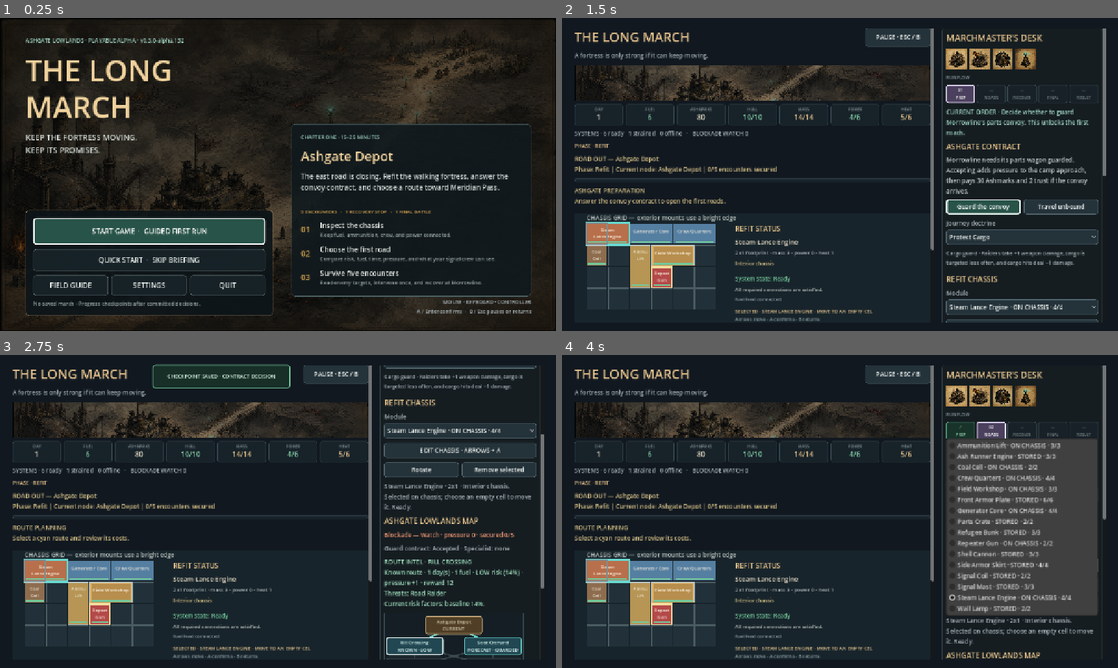
Above: before the commit, frames 1-4 (two rows, left to right).
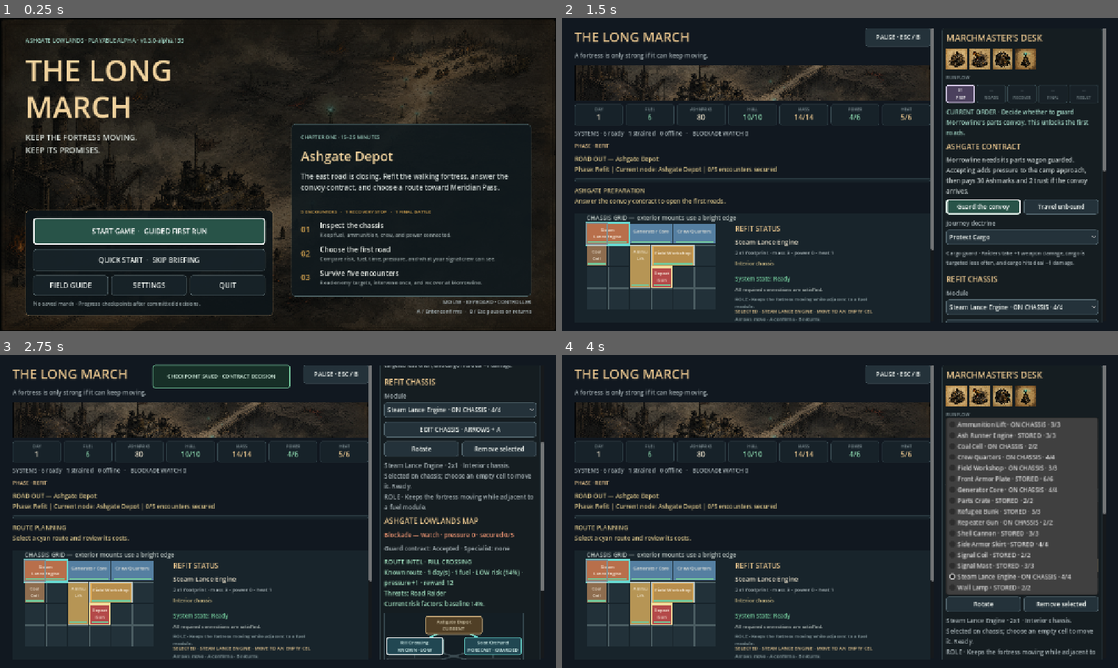
Above: after the commit, the same moments.

Repository: raphaelroshan/the-long-march
Game: Godot game, scene res://scenes/App.tscn
Two runs of this game, one before a commit and one after it. Both use one fixed random seed, a clock stepped at 60 frames per second and the inputs below.
Inputs (mouse positions are in pixels of both pictures, inside the frame that each line leads up to):
- Up to frame 1 (0.25 s): no input
- Up to frame 2 (1.5 s): click "START GAME · GUIDED FIRST RUN" at 0.5 s; click "SKIP BRIEFING" at 1.25 s
- Up to frame 3 (2.75 s): click "Guard the convoy" at 2 s
- Up to frame 4 (4 s): click (1023, 361) at 2.75 s, where only the run before the commit has a clickable "Protect Cargo"; click "Steam Lance Engine · ON CHASS…" at 3.5 s

The runs differ from the first frame. In frame 1, less than 0.1% of the frame differs, in the area x 32-33%, y 6-8%; in frame 2, 0.2%; in frame 3, 5.2%; in frame 4, 6.5%, in the area x 31-98%, y 20-97%.

Commit message:
Explain module roles during refit

Diff:
--- a/project.godot
+++ b/project.godot
@@ -4,7 +4,7 @@
 
 [application]
 config/name="The Long March"
-config/version="0.3.0-alpha.132"
+config/version="0.3.0-alpha.133"
 run/main_scene="res://scenes/App.tscn"
 config/features=PackedStringArray("4.4", "GL Compatibility")
 
--- a/src/core/fortress_state.gd
+++ b/src/core/fortress_state.gd
@@ -69,22 +69,22 @@
 	"signal_causeway": ["meridian_pass"]
 }
 const MODULE_DEFS := {
-	"steam_lance_engine": {"name": "Steam Lance Engine", "family": "engine", "shape": Vector2i(2, 1), "mass": 3, "power_draw": 0, "power_output": 0, "heat": 1, "durability": 4, "tags": ["engine", "fuel_sensitive"]},
-	"ash_runner_engine": {"name": "Ash Runner Engine", "family" …(105 unchanged characters)… y": 3, "tags": ["engine", "fast", "hot"]},
-	"coal_cell": {"name": "Coal Cell", "family": "cargo", "shape": Vector2i(1, 1), "mass": 1, "power_draw": 0, "power_output": 0, "heat": 0, "durability": 2, "tags": ["fuel", "cargo"]},
-	"generator_core": {"name": "Generator Core", "family": "crew_room", "shape": Vector2i(2, 1), "mass": 3, "power_draw": 0, "power_output": 4, "heat": 2, "durability": 4, "tags": ["generator", "critical"]},
-	"shell_cannon": {"name": "Shell Cannon", "family": "weapon" …(101 unchanged characters)…  "tags": ["weapon", "exterior", "burst"]},
-	"repeater_gun": {"name": "Repeater Gun", "family": "weapon" …(104 unchanged characters)… ags": ["weapon", "exterior", "suppress"]},
-	"ammunition_lift": {"name": "Ammunition Lift", "family": "w …(106 unchanged characters)…  3, "tags": ["ammunition", "dependency"]},
-	"field_workshop": {"name": "Field Workshop", "family": "wor …(106 unchanged characters)… , "tags": ["repair", "workshop", "crew"]},
-	"signal_coil": {"name": "Signal Coil", "family": "signal", "shape": Vector2i(1, 1), "mass": 1, "power_draw": 1, "power_output": 0, "heat": 0, "durability": 2, "tags": ["signal", "forecast"]},
-	"wall_lamp": {"name": "Wall Lamp", "family": "signal", "shape": Vector2i(1, 1), "mass": 1, "power_draw": 1, "power_output": 0, "heat": 1, "durability": 2, "tags": ["signal", "exterior", "climber_counter"]},
-	"front_armor_plate": {"name": "Front Armor Plate", "family": "armor", "shape": Vector2i(2, 1), "mass": 3, "power_draw": 0, "power_output": 0, "heat": 0, "durability": 6, "tags": ["armor", "front"]},
-	"side_armor_skirt": {"name": "Side Armor Skirt", "family": "armor", "shape": Vector2i(1, 2), "mass": 2, "power_draw": 0, "power_output": 0, "heat": 0, "durability": 4, "tags": ["armor", "side", "lower_hull"]},
-	"crew_quarters": {"name": "Crew Quarters", "family": "crew_room", "shape": Vector2i(2, 1), "mass": 2, "power_draw": 1, "power_output": 0, "heat": 0, "durability": 4, "tags": ["crew", "life_support"]},
-	"parts_crate": {"name": "Parts Crate", "family": "cargo", "shape": Vector2i(1, 1), "mass": 1, "power_draw": 0, "power_output": 0, "heat": 0, "durability": 2, "tags": ["parts", "cargo"]},
-	"refugee_bunk": {"name": "Refugee Bunk", "family": "cargo", "shape": Vector2i(2, 1), "mass": 2, "power_draw": 1, "power_output": 0, "heat": 0, "durability": 3, "tags": ["refuge", "cargo", "life_support"]},
-	"signal_mast": {"name": "Signal Mast", "family": "signal", "shape": Vector2i(1, 2), "mass": 2, "power_draw": 1, "power_output": 0, "heat": 0, "durability": 3, "tags": ["signal", "exterior", "long_range"]}
+	"steam_lance_engine": {"name": "Steam Lance Engine", "family": "engine", "shape": Vector2i(2, 1), "mass": 3, "power_draw": 0, "power_output": 0, "heat": 1, "durability": 4, "tags": ["engine", "fuel_sensitive"], "capability": "Keeps the fortress moving while adjacent to a fuel module."},
+	"ash_runner_engine": {"name": "Ash Runner Engine", "family" …(105 unchanged characters)… y": 3, "tags": ["engine", "fast", "hot"], "capability": "Provides compact movement at lower mass but adds more heat; requires adjacent fuel."},
+	"coal_cell": {"name": "Coal Cell", "family": "cargo", "shape": Vector2i(1, 1), "mass": 1, "power_draw": 0, "power_output": 0, "heat": 0, "durability": 2, "tags": ["fuel", "cargo"], "capability": "Feeds adjacent engines and counts as cargo for enemy targeting and sacrifice."},
+	"generator_core": {"name": "Generator Core", "family": "crew_room", "shape": Vector2i(2, 1), "mass": 3, "power_draw": 0, "power_output": 4, "heat": 2, "durability": 4, "tags": ["generator", "critical"], "capability": "Adds 4 power to the shared bus; losing it can disable every powered system."},
+	"shell_cannon": {"name": "Shell Cannon", "family": "weapon" …(101 unchanged characters)…  "tags": ["weapon", "exterior", "burst"], "capability": "Deals 3 damage to Raiders and Siege Beasts; needs adjacent ammunition for full output."},
+	"repeater_gun": {"name": "Repeater Gun", "family": "weapon" …(104 unchanged characters)… ags": ["weapon", "exterior", "suppress"], "capability": "Deals 2 damage to Raiders and Climbers; needs adjacent ammunition for full output."},
+	"ammunition_lift": {"name": "Ammunition Lift", "family": "w …(106 unchanged characters)…  3, "tags": ["ammunition", "dependency"], "capability": "Lets adjacent weapons fire at full output instead of using emergency rounds."},
+	"field_workshop": {"name": "Field Workshop", "family": "wor …(106 unchanged characters)… , "tags": ["repair", "workshop", "crew"], "capability": "Repairs the weakest damaged system after combat steps; needs adjacent crew."},
+	"signal_coil": {"name": "Signal Coil", "family": "signal", "shape": Vector2i(1, 1), "mass": 1, "power_draw": 1, "power_output": 0, "heat": 0, "durability": 2, "tags": ["signal", "forecast"], "capability": "Reveals exact route contacts and reduces route risk while Ready."},
+	"wall_lamp": {"name": "Wall Lamp", "family": "signal", "shape": Vector2i(1, 1), "mass": 1, "power_draw": 1, "power_output": 0, "heat": 1, "durability": 2, "tags": ["signal", "exterior", "climber_counter"], "capability": "Exposes Climber routes for 2 damage and provides clear exterior visibility."},
+	"front_armor_plate": {"name": "Front Armor Plate", "family": "armor", "shape": Vector2i(2, 1), "mass": 3, "power_draw": 0, "power_output": 0, "heat": 0, "durability": 6, "tags": ["armor", "front"], "capability": "Absorbs 1 damage aimed at an adjacent system and resists direct Siege Beast hits."},
+	"side_armor_skirt": {"name": "Side Armor Skirt", "family": "armor", "shape": Vector2i(1, 2), "mass": 2, "power_draw": 0, "power_output": 0, "heat": 0, "durability": 4, "tags": ["armor", "side", "lower_hull"], "capability": "Absorbs adjacent hits and intercepts up to 2 damage from Burrowers."},
+	"crew_quarters": {"name": "Crew Quarters", "family": "crew_room", "shape": Vector2i(2, 1), "mass": 2, "power_draw": 1, "power_output": 0, "heat": 0, "durability": 4, "tags": ["crew", "life_support"], "capability": "Staffs adjacent workshops and provides the crew space Iven Pell requires."},
+	"parts_crate": {"name": "Parts Crate", "family": "cargo", "shape": Vector2i(1, 1), "mass": 1, "power_draw": 0, "power_output": 0, "heat": 0, "durability": 2, "tags": ["parts", "cargo"], "capability": "Lets an adjacent Field Workshop restore 2 durability instead of 1."},
+	"refugee_bunk": {"name": "Refugee Bunk", "family": "cargo", "shape": Vector2i(2, 1), "mass": 2, "power_draw": 1, "power_output": 0, "heat": 0, "durability": 3, "tags": ["refuge", "cargo", "life_support"], "capability": "Unlocks shelter and rescue choices, but remains valuable cargo to Raiders."},
+	"signal_mast": {"name": "Signal Mast", "family": "signal", "shape": Vector2i(1, 2), "mass": 2, "power_draw": 1, "power_output": 0, "heat": 0, "durability": 3, "tags": ["signal", "exterior", "long_range"], "capability": "Reveals exact contacts and cuts 2 Storm Front pressure while Ready."}
 }
 
 var seed: int = 1107
--- a/src/ui/main.gd
+++ b/src/ui/main.gd
@@ -1849,13 +1849,14 @@
 			var dependency := state.dependency_status(selected_installed)
 			var reasons: Array = dependency.get("reasons", [])
 			dependency_text = "%s%s" % [String(dependency.get("state", "offline")).capitalize(), ": " + String(reasons[0]) if not reasons.is_empty() else "."]
-		refit_label.text = "%s · %dx%d · %s. %s %s" % [
+		refit_label.text = "%s · %dx%d · %s. %s %s\nROLE · %s" % [
 			String(selected_definition.get("name", "Select a module")),
 			selected_shape.x,
 			selected_shape.y,
 			mount_text,
 			"Selected on chassis; choose an empty cell to move it." if not selected_installed.is_empty() else "Choose an empty cell to place it.",
-			dependency_text
+			dependency_text,
+			String(selected_definition.get("capability", "No field capability recorded."))
 		]
 	else:
 		refit_label.text = "Refit locked during the journey. The current chassis remains visible for battle inspection."
@@ -2371,6 +2372,11 @@
 			return "Select another module to review the fortress that reached the result."
 		return "Refit is unavailable between road stops; inspect system condition here."
 
+	func selected_capability_text() -> String:
+		if state == null or placement_module_id.is_empty():
+			return "No field capability recorded."
+		return String(state.module_definition(placement_module_id).get("capability", "No field capability recorded."))
+
 	func _gui_input(event: InputEvent) -> void:
 		if event is InputEventMouseMotion:
 			var next_cell := _cell_from_point(event.position)
@@ -2456,13 +2462,12 @@
 			var state_name := String(dependency.get("state", "offline"))
 			var state_color := Color("#73c99b") if state_name == "ready" else (Color("#e3ad55") if state_name == "strained" else Color("#e06f61"))
 			var reasons: Array = dependency.get("reasons", [])
-			var benefits: Array = dependency.get("benefits", [])
 			draw_string(ThemeDB.fallback_font, Vector2(x, 154), "System state: " + state_name.capitalize(), HORIZONTAL_ALIGNMENT_LEFT, 320, 13, state_color)
 			draw_string(ThemeDB.fallback_font, Vector2(x, 178), String(reasons[0]) if not reasons.is_empty() else "All required connections are satisfied.", HORIZONTAL_ALIGNMENT_LEFT, 320, 11, Color("#b9c3bf"))
-			draw_string(ThemeDB.fallback_font, Vector2(x, 200), String(benefits[0]) if not benefits.is_empty() else "Move it to change its dependency graph.", HORIZONTAL_ALIGNMENT_LEFT, 320, 11, Color("#8fa3a7"))
+			draw_multiline_string(ThemeDB.fallback_font, Vector2(x, 200), "ROLE · %s" % selected_capability_text(), HORIZONTAL_ALIGNMENT_LEFT, 320, 11, 2, Color("#8fa3a7"))
 		else:
 			draw_string(ThemeDB.fallback_font, Vector2(x, 154), "Pending module: choose an empty cell", HORIZONTAL_ALIGNMENT_LEFT, 320, 12, Color("#b9c3bf"))
-			draw_string(ThemeDB.fallback_font, Vector2(x, 178), "Connections are evaluated after placement.", HORIZONTAL_ALIGNMENT_LEFT, 320, 11, Color("#8fa3a7"))
+			draw_multiline_string(ThemeDB.fallback_font, Vector2(x, 178), "ROLE · %s" % selected_capability_text(), HORIZONTAL_ALIGNMENT_LEFT, 320, 11, 2, Color("#8fa3a7"))
 		if state.can_refit():
 			var hovered := state.module_at(cursor_cell)
 			var placement_validation := _placement_validation()
--- a/tests/test_prototype_flow.gd
+++ b/tests/test_prototype_flow.gd
@@ -138,11 +138,13 @@
 	game.module_option.item_selected.emit(generator_index)
 	await process_frame
 	_expect(game.selected_module_cell == Vector2i(2, 0) and game.module_option.get_item_text(generator_index).contains("ON CHASSIS"), "the module picker should navigate directly to installed systems")
+	_expect(game.refit_label.text.contains("ROLE · Adds 4 power") and game.refit_label.text.contains("disable every powered system") and game.fortress_panel.selected_capability_text().contains("Adds 4 power"), "the selected module summary and chassis status should explain the Generator Core's actual strategic capability")
 	var cannon_index := _module_picker_index("shell_cannon")
 	game.module_option.select(cannon_index)
 	game.module_option.item_selected.emit(cannon_index)
 	await process_frame
 	_expect(game.selected_module_cell.x < 0 and game.module_option.get_item_text(cannon_index).contains("STORED"), "the module picker should distinguish stored modules ready for placement")
+	_expect(game.refit_label.text.contains("Deals 3 damage to Raiders and Siege Beasts") and game.refit_label.text.contains("adjacent ammunition"), "stored module planning should explain the Shell Cannon's exact combat role and dependency")
 	var stored_cannon: Dictionary = {}
 	for index in range(game.state.stored_modules.size()):
 		if String(game.state.stored_modules[index].get("id", "")) == "shell_cannon":
--- a/tools/ci_manifest.json
+++ b/tools/ci_manifest.json
@@ -1,7 +1,7 @@
 {
   "slug": "the-long-march",
   "display_name": "The Long March",
-  "prototype_version": "0.3.0-alpha.132",
+  "prototype_version": "0.3.0-alpha.133",
   "playtest_ready": true,
   "godot_test": "res://tests/test_fortress_state.gd",
   "primary_repo": "raphaelroshan/the-long-march",
Not shown, changed: export_presets.cfg
Not shown, changed: docs/decision_log.md
